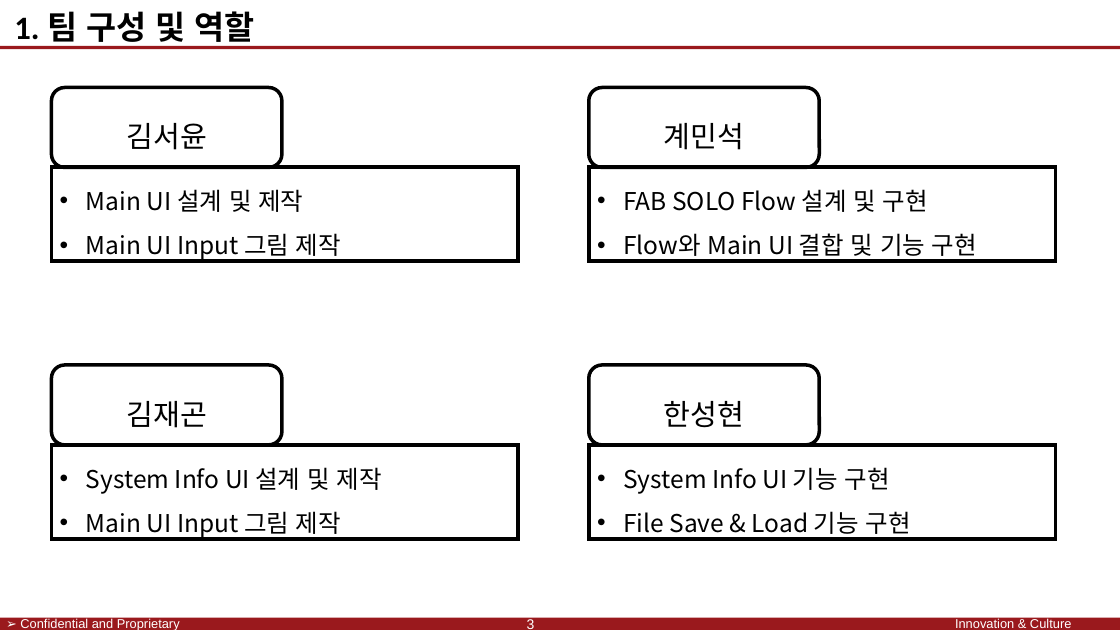
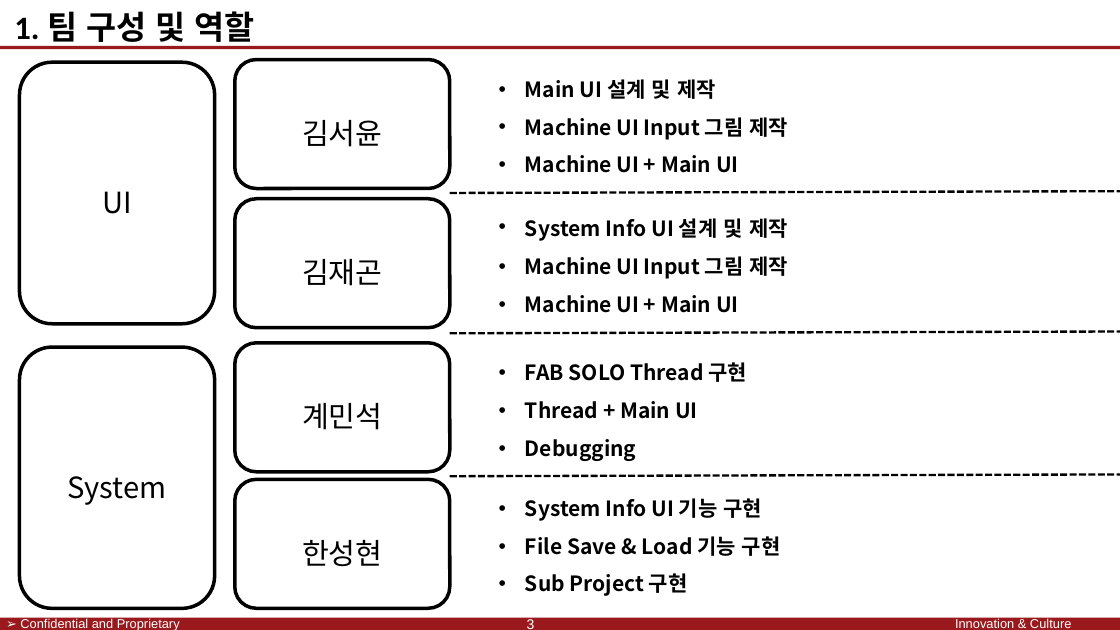
Before and after one commit to SaintSeong/JusungProject, a slide deck: slide 3 of A조 발표/A조 발표.pptx. Drawn at 1120x630 pixels with LibreOffice and Linux fonts; fonts in the diff are those of the drawing; background and template pictures are left out. Boxes give left, top, right and bottom in pixels: in the first picture for what was removed or moved away, otherwise in the second. Text is boxed around its words. In the diff, an @@ line names an element or a change of style, - is before the commit and + after.

```diff
--- a/A조 발표/A조 발표.pptx
+++ b/A조 발표/A조 발표.pptx
@@ rounded rectangle added at <box>19,62,214,323</box>, outline #000000 3 pt, 25 pt, text #000000 @@
+UI
@@ rounded rectangle "김서윤": place and size @@
-rounded rectangle "김서윤" at <box>51,87,281,167</box>
+rounded rectangle "김서윤" at <box>234,60,450,189</box>
@@ text added at <box>525,79,788,173</box>, 18 pt, text #000000, bold @@
+• Main UI 설계 및 제작
+• Machine UI Input 그림 제작
+• Machine UI + Main UI
@@ rectangle removed at <box>51,167,518,261</box> @@
-• Main UI 설계 및 제작
-• Main UI Input 그림 제작
@@ rectangle removed at <box>589,167,1056,261</box> @@
-• FAB SOLO Flow 설계 및 구현
-• Flow와 Main UI 결합 및 기능 구현
@@ rounded rectangle "김재곤": place and size @@
-rounded rectangle "김재곤" at <box>51,365,281,444</box>
+rounded rectangle "김재곤" at <box>234,199,450,329</box>
@@ line added from (450, 193) to (1120, 192), #000000 2 pt dashed @@
@@ text added at <box>525,218,789,313</box>, 18 pt, text #000000, bold @@
+• System Info UI 설계 및 제작
+• Machine UI Input 그림 제작
+• Machine UI + Main UI
@@ rounded rectangle added at <box>19,347,214,608</box>, outline #000000 3 pt, 25 pt, text #000000 @@
+System
@@ rounded rectangle "계민석": place and size @@
-rounded rectangle "계민석" at <box>589,87,819,167</box>
+rounded rectangle "계민석" at <box>234,343,450,472</box>
@@ line added from (450, 334) to (1120, 332), #000000 2 pt dashed @@
@@ text added at <box>525,362,747,419</box>, 18 pt, text #000000, bold @@
+• FAB SOLO Thread 구현
+• Thread + Main UI
+• Debugging
@@ rectangle removed at <box>51,445,518,539</box> @@
-• System Info UI 설계 및 제작
-• Main UI Input 그림 제작
@@ line added from (450, 476) to (1120, 475), #000000 2 pt dashed @@
@@ text "System Info UI 기능 구현": place and size @@
-text "System Info UI 기능 구현" at <box>589,445,1056,539</box>
+text "System Info UI 기능 구현" at <box>525,498,781,596</box>
@@ text "System Info UI 기능 구현" at <box>525,498,781,596</box>: outline #000000 3 pt to none @@
@@ rounded rectangle "한성현": place and size @@
-rounded rectangle "한성현" at <box>589,365,819,444</box>
+rounded rectangle "한성현" at <box>234,480,450,609</box>
@@ text at <box>525,498,781,556</box>: size 21 to 18 pt, bold on in "System Info UI 기능 구현", "File Save & Load 기능 구현" @@
@@ text at <box>525,573,688,596</box>: paragraph added @@
+• Sub Project 구현
```
Also in this commit, not shown: 3 other slides changed, 2 other files.
